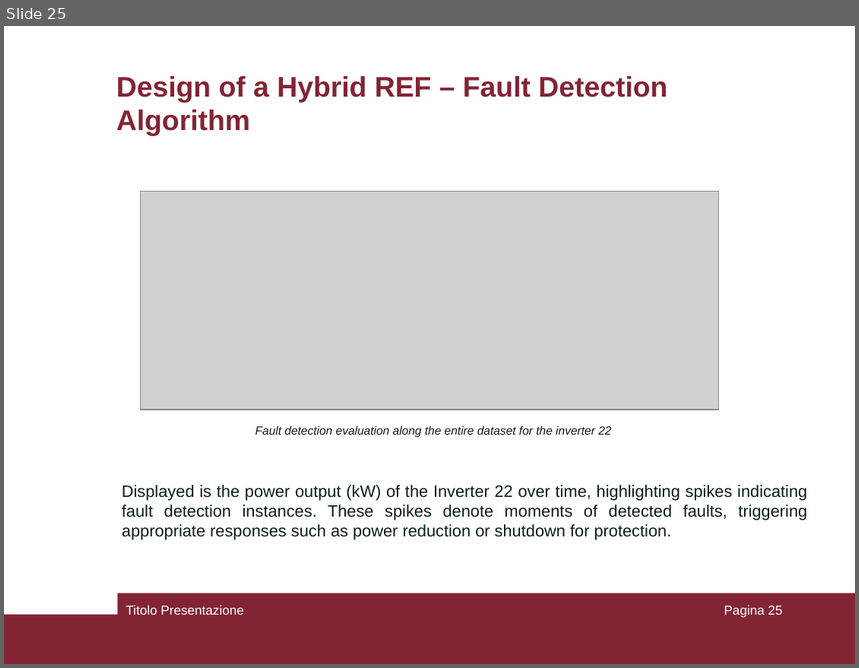
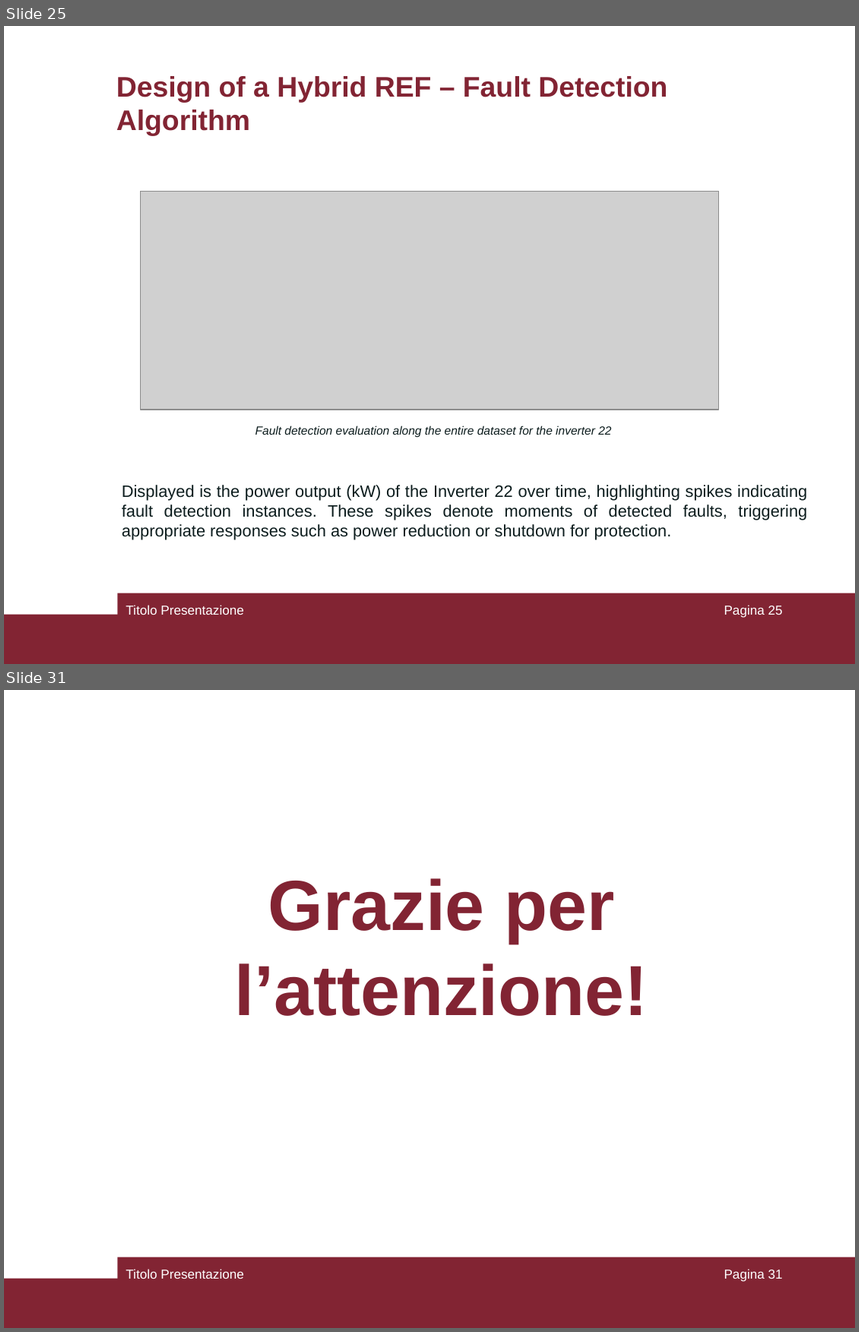
Before and after one commit to pierlucaanania/ResilienceEngineering4Minigrid_Africa, a slide deck: MSc Thesis/PresPptSapienza.ppt. Shown one above the other, each under a label of ours: slide 25 before the commit, slides 25 and 31 after it; the slides between them are not shown. The pictures are 859x668 and 859x1332 pixels, drawn with LibreOffice and Linux fonts; fonts in the diff are those of the drawing; grey boxes stand for pictures. Boxes give left, top, right and bottom in pixels: in the first picture for what was removed or moved away, otherwise in the second. Text is boxed around its words. In the diff, an @@ line names an element or a change of style, - is before the commit and + after.

```diff
--- a/MSc Thesis/PresPptSapienza.ppt
+++ b/MSc Thesis/PresPptSapienza.ppt
@@ slide 31 added at box(4, 690, 855, 1328), background #FFFFFF; not listed: 2 template elements that a slide beside it also shows @@
@@ title added at box(235, 878, 648, 1016), 60 pt, text #822433, bold @@
+Grazie per l’attenzione!
@@ text added at box(126, 1269, 244, 1279), 11 pt, text #FFFFFF @@
+Titolo Presentazione
@@ page number added at box(724, 1269, 783, 1282), 11 pt, text #FFFFFF @@
+Pagina 31
```
Also in this commit, not shown: 2 slides changed, 3 other slides added.
